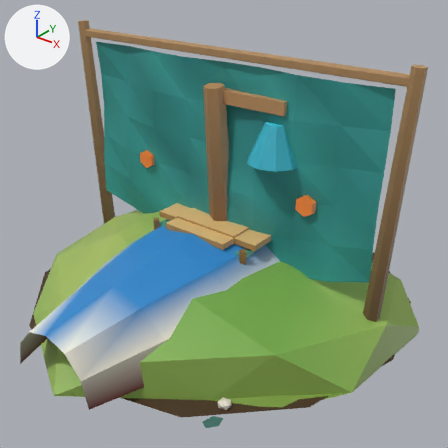
The glTF model creator-build-project/assets/bundles/region_coast/models/coast_props.glb: old version first, new version second.
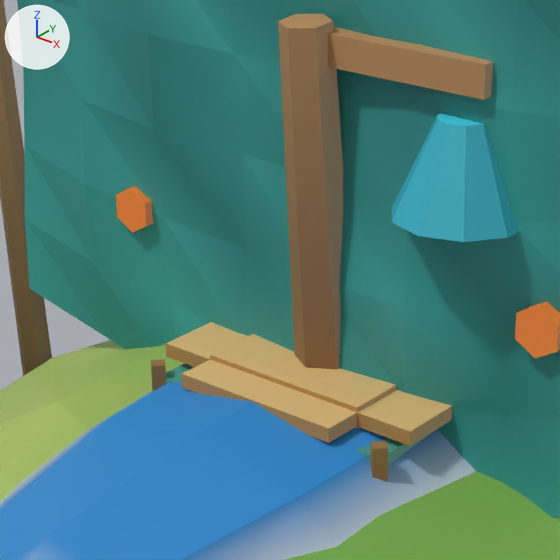
Old and new are each drawn whole from a 50 mm camera at (1.814, -2.237, 1.771) aimed at (0.076, -0.065, 0.424) and again close up on the part from 21% to 70% of the width and 17% to 66% of the height. Every picture has the same lights, and +X, +Y and +Z are marked at upper left. The first two pictures are the older version. Vertices at exactly the same position are counted once.

Names of what the first close-up shows: 'crabtrap', 'crabtrap_mesh', 'dinghy', 'ebb_bell', 'grasscap', 'net', 'net_poles'.
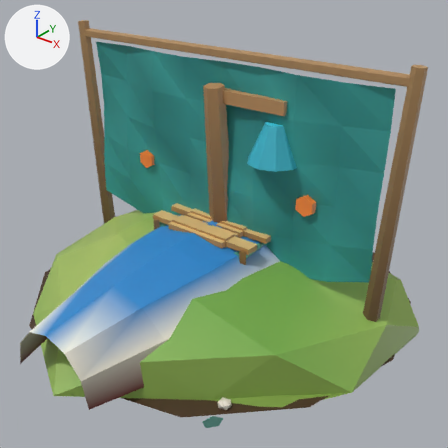
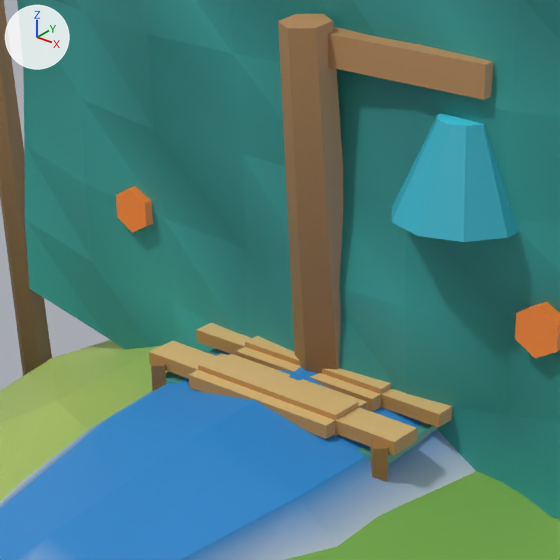
Where the change shows, as pixel boxes (x1, y1, x2, y2) in the close-ups (560 x 560 px):
'crabtrap', reshaped: before (151, 322, 452, 482); after (149, 323, 452, 482)
part 1 of me_crabtrap, rebuilt: before (166, 322, 452, 446); after (196, 323, 452, 428)
part 2 of me_crabtrap, added (brown): after (149, 341, 417, 455)

The change, as a diff of the scene's bpy script:
```diff
--- a/creator-build-project/assets/bundles/region_coast/models/coast_props.glb.py
+++ b/creator-build-project/assets/bundles/region_coast/models/coast_props.glb.py
@@ me_crabtrap @@
 # used by ob_crabtrap; location = (0.0, 0.0, 0.0)
-me_crabtrap.from_pydata(...)  # 96 vertices, 168 faces; spans x -0.31..0.31, y -0.21..0.21, z 0.0..0.415
+me_crabtrap.from_pydata(...)  # 224 vertices, 408 faces; spans x -0.31..0.31, y -0.203..0.203, z 0.0..0.419
+# me_crabtrap part 1: the loose piece of 32 vertices spanning x -0.31..0.31, y -0.21..0.21, z 0.365..0.415 is rebuilt with 32 vertices and now spans x -0.31..0.31, y -0.062..0.062, z 0.365..0.415
+# me_crabtrap part 2: a new loose piece of 32 vertices spanning x -0.31..0.31, y -0.203..-0.078, z 0.365..0.415, in mat_defaultmaterial_003
+# other edits to the shape of me_crabtrap do not show in these pictures
 me_crabtrap.materials.append(mat_defaultmaterial_003)
```
